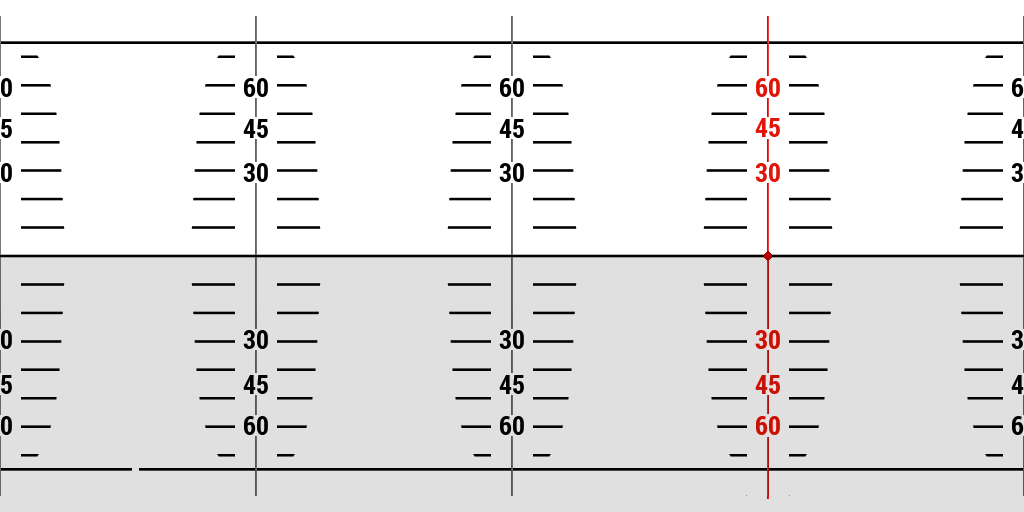
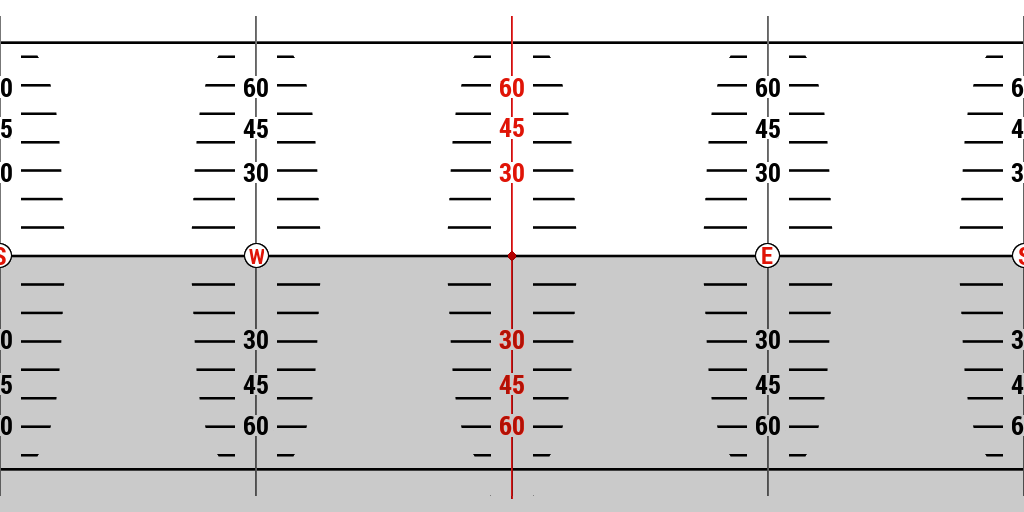
Layers edited between the first and the second 1024×512 image:
added layer "Layer #3" above "Layer #2" over 0, 16, 1024, 512
added layer "Layer #2" above "Layer #1" over 0, 16, 1024, 512
added layer "Layer #1" above "E" over 0, 16, 1024, 512
hid "Layer copy", painted on it over 0, 16, 1024, 512
